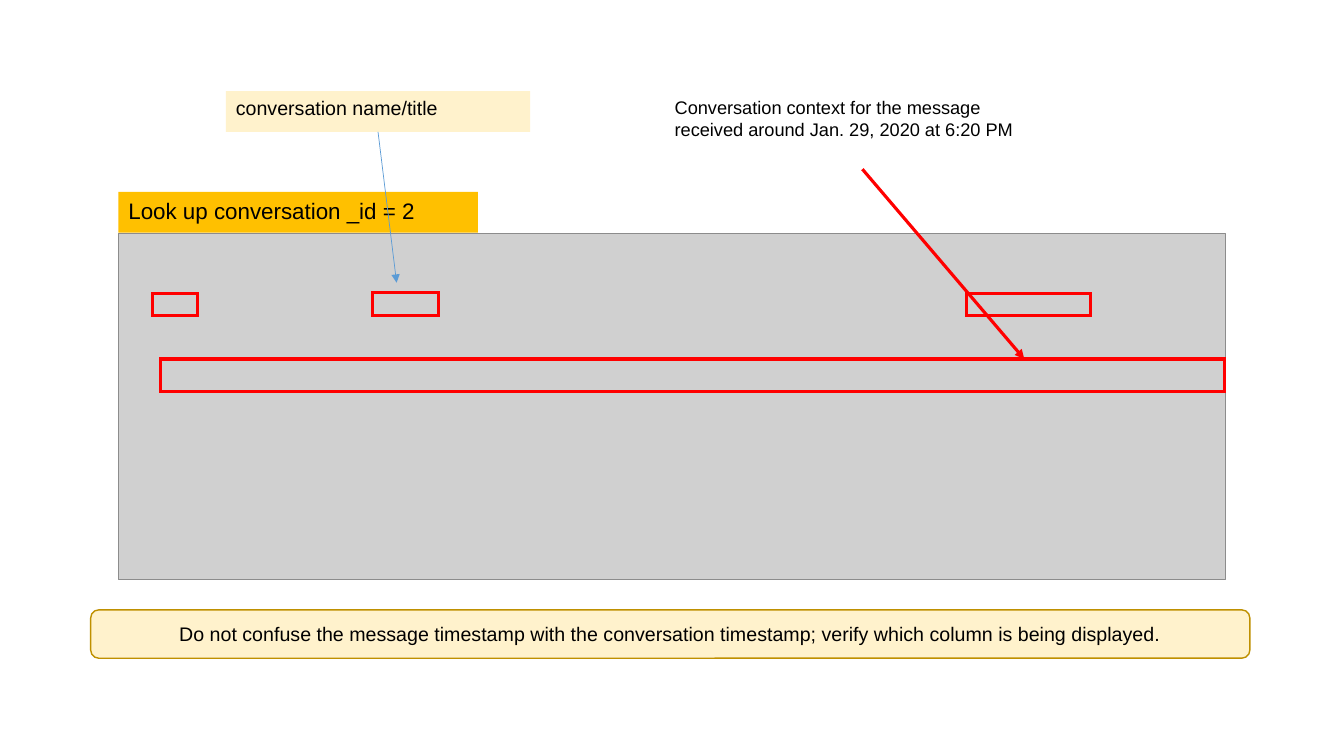
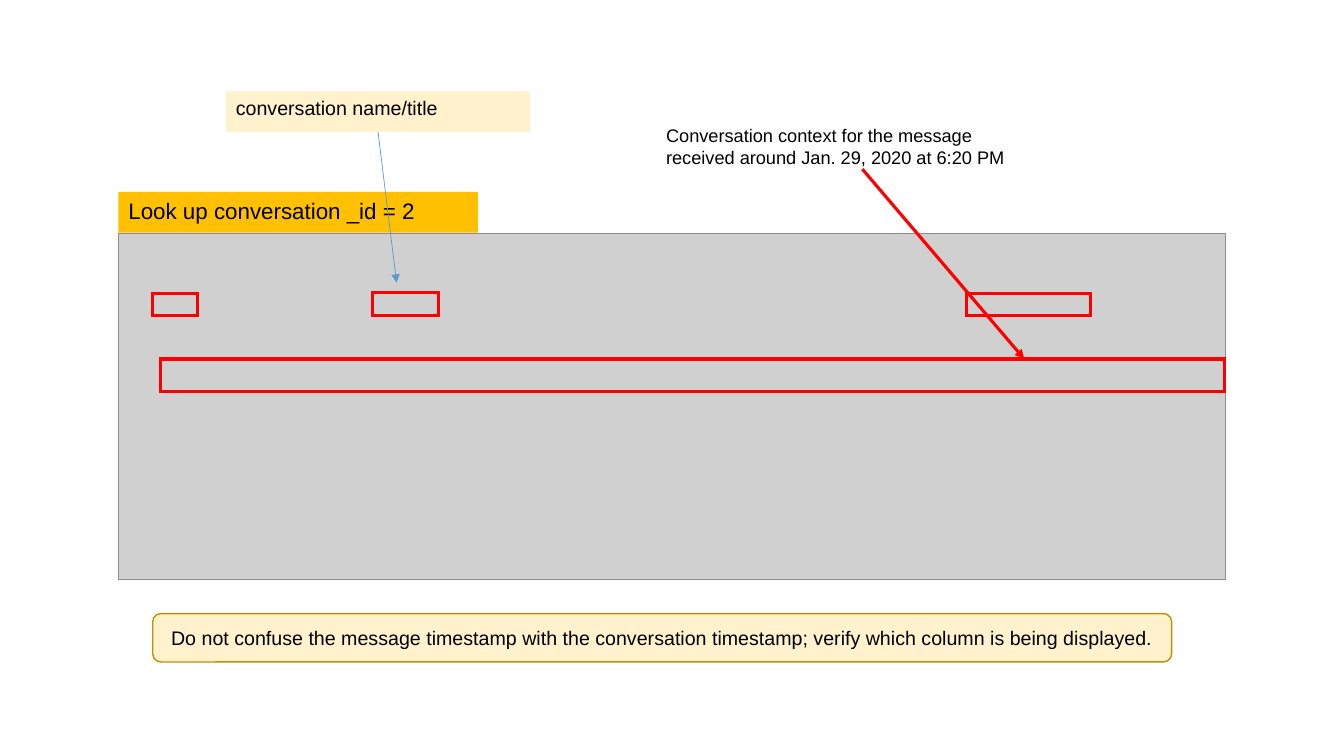
Before and after one commit to frankwxu/digital-forensics-lab, a slide deck: slide 30 of Android10/5_2_1_GMS_App_Investigations_Messaging.pptx. Drawn at 1344x756 pixels with LibreOffice and Linux fonts; fonts in the diff are those of the drawing; grey boxes stand for pictures; background and template pictures are left out. Boxes give left, top, right and bottom in pixels: in the first picture for what was removed or moved away, otherwise in the second. Text is boxed around its words. In the diff, an @@ line names an element or a change of style, - is before the commit and + after.

```diff
--- a/Android10/5_2_1_GMS_App_Investigations_Messaging.pptx
+++ b/Android10/5_2_1_GMS_App_Investigations_Messaging.pptx
@@ text "Conversation context for the message ...": place and size @@
-text "Conversation context for the message ..." at bbox=[675, 100, 1013, 139]
+text "Conversation context for the message ..." at bbox=[666, 128, 1004, 167]
@@ rounded rectangle "Do not confuse the message ...": place and size @@
-rounded rectangle "Do not confuse the message ..." at bbox=[91, 610, 1250, 658]
+rounded rectangle "Do not confuse the message ..." at bbox=[153, 614, 1173, 662]
```
Also in this commit, not shown: 3 other slides changed, 4 slides added, 4 slides removed.
